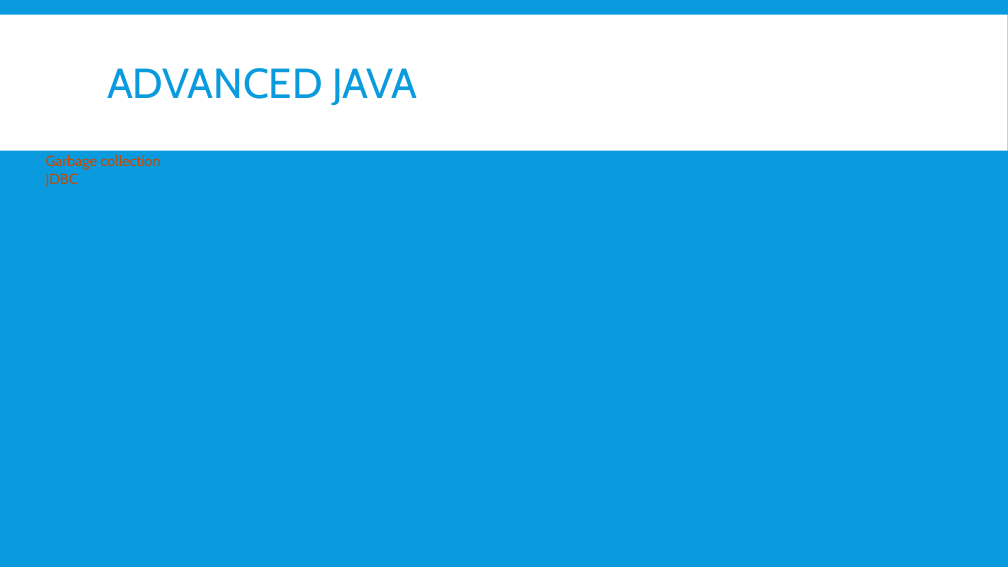
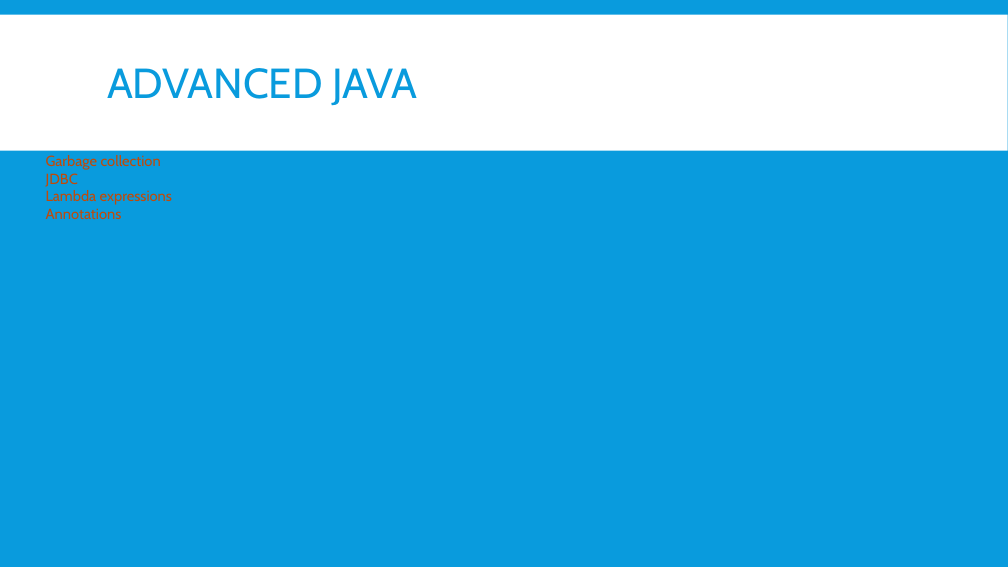
Before and after one commit to nmsgit1234/TechnicalDocs, a slide deck: slide 85 of training/core_java/core_java.pptx (slide 68 before the commit). Drawn at 1008x567 pixels with LibreOffice and Linux fonts; fonts in the diff are those of the drawing. Boxes give left, top, right and bottom in pixels: in the first picture for what was removed or moved away, otherwise in the second. Text is boxed around its words. In the diff, an @@ line names an element or a change of style, - is before the commit and + after.

```diff
--- a/training/core_java/core_java.pptx
+++ b/training/core_java/core_java.pptx
@@ text at (46,190,172,219): paragraphs added @@
+Lambda expressions
+Annotations
```
Also in this commit, not shown: 1 other slide changed, 17 slides added, 9 other files.
